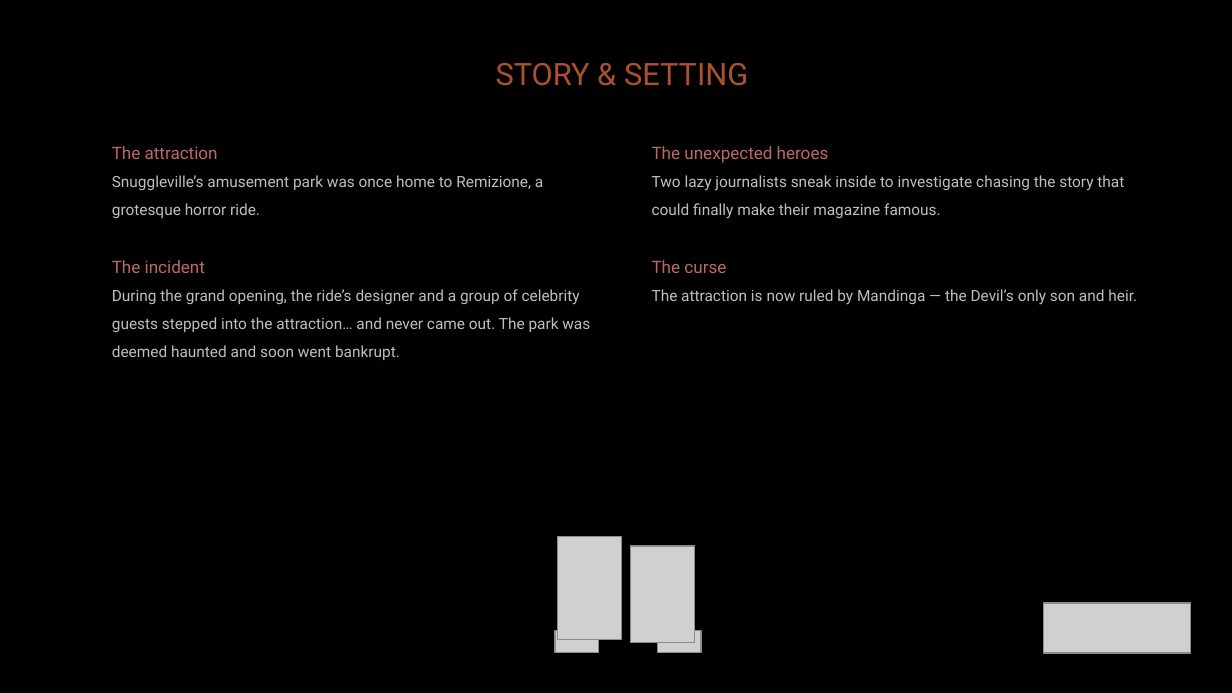
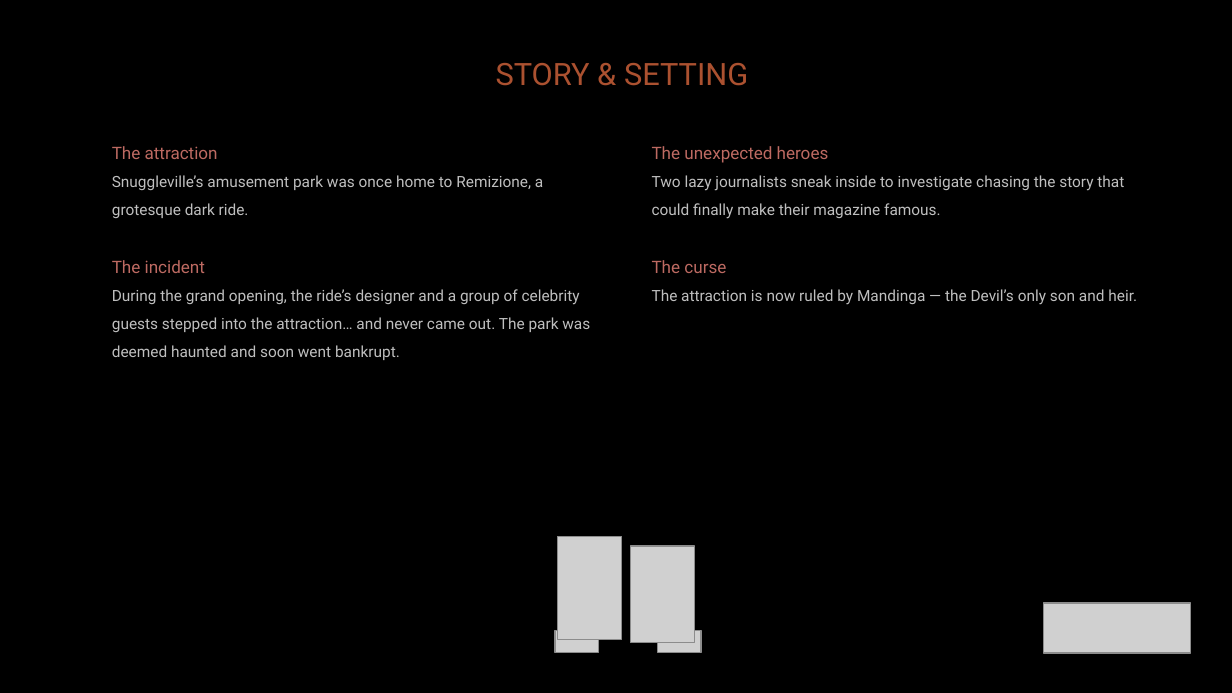
Before and after one commit to diegohcanepa/Remizione, a slide deck: slide 6 of Pitch Deck.pptx. Drawn at 1232x693 pixels with LibreOffice and Linux fonts; fonts in the diff are those of the drawing; grey boxes stand for pictures; background and template pictures are left out. Boxes give left, top, right and bottom in pixels: in the first picture for what was removed or moved away, otherwise in the second. Text is boxed around its words. In the diff, an @@ line names an element or a change of style, - is before the commit and + after.

Commit message:
Improved ride rooms and doors with styles and shapes.

```diff
--- a/Pitch Deck.pptx
+++ b/Pitch Deck.pptx
@@ subtitle at box(112, 146, 543, 218): text changed @@
-The attraction
-Snuggleville’s amusement park was once home to Remizione, a grotesque horror ride.
+The attraction
+Snuggleville’s amusement park was once home to Remizione, a grotesque dark ride.
```
Also in this commit, not shown: 7 other slides changed, 15 other files.
